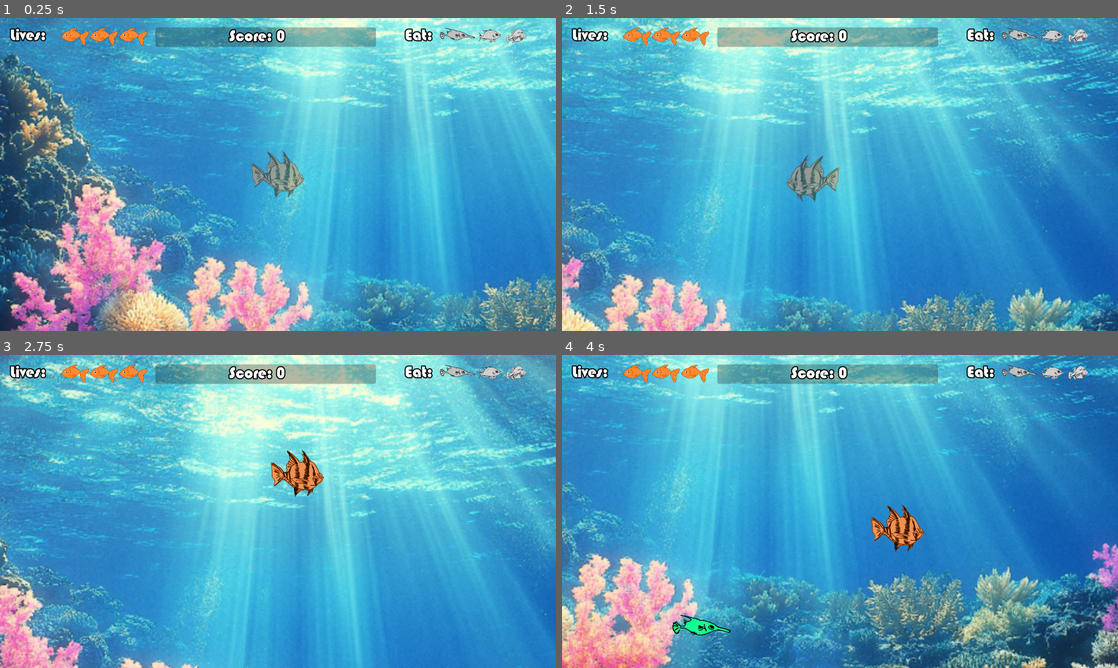
Above: before the commit, frames 1-4 (two rows, left to right).
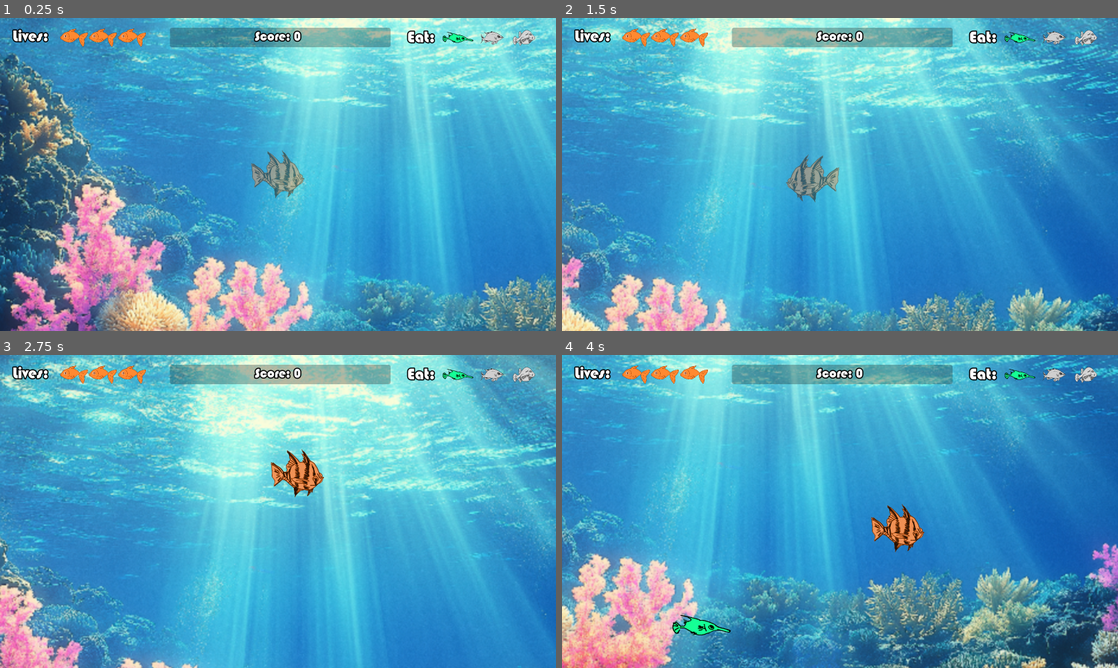
Above: after the commit, the same moments.

Repository: cpbarrett9/fish-game
Game: Godot game, scene res://Scenes/Levels/main.tscn
Same seed, same stepped clock (60 frames per second), same inputs: the game is played once before the commit and once after it.
Inputs (mouse positions are in pixels of both pictures, inside the frame that each line leads up to):
- Up to frame 1 (0.25 s): no input
- Up to frame 2 (1.5 s): tap Enter at 0.5 s; move the mouse to (962, 158) at 0.52 s; move the mouse to (728, 190) at 1.27 s
- Up to frame 3 (2.75 s): move the mouse to (333, 442) at 2.02 s
- Up to frame 4 (4 s): move the mouse to (812, 574) at 2.77 s; move the mouse to (1006, 558) at 3.52 s

The runs differ from the first frame. In frame 1, 2.1% of the frame differs, in the area x 1-97%, y 2-10%; in frame 2, 2.1%; in frame 3, 2.1%; in frame 4, 2.1%.

Commit message:
Changes to UI, more indicators

Diff:
--- /dev/null
+++ b/Materials/large_fish_shader.tres
@@ -0,0 +1,8 @@
+[gd_resource type="ShaderMaterial" load_steps=2 format=3 uid="uid://bd8k8u82ywpjp"]
+
+[ext_resource type="Shader" path="res://Scenes/Objects/npc_fish_large.gdshader" id="1_f5ldb"]
+
+[resource]
+shader = ExtResource("1_f5ldb")
+shader_parameter/contrast = 3.0000001425
+shader_parameter/tint_color = Color(0.85882354, 0.13333334, 0.18039216, 1)
--- /dev/null
+++ b/Materials/medium_fish_shader.tres
@@ -0,0 +1,8 @@
+[gd_resource type="ShaderMaterial" load_steps=2 format=3 uid="uid://qukk0lrnb7t1"]
+
+[ext_resource type="Shader" path="res://Scenes/Objects/npc_fish_medium.gdshader" id="1_vfmr2"]
+
+[resource]
+shader = ExtResource("1_vfmr2")
+shader_parameter/contrast = 3.0000001425
+shader_parameter/tint_color = Color(1, 1, 0, 1)
--- /dev/null
+++ b/Materials/small_fish_shader.tres
@@ -0,0 +1,8 @@
+[gd_resource type="ShaderMaterial" load_steps=2 format=3 uid="uid://dkcj2cadq4nru"]
+
+[ext_resource type="Shader" uid="uid://ba0muahub50y0" path="res://Scenes/Objects/npc_fish_small.gdshader" id="1_hofqc"]
+
+[resource]
+shader = ExtResource("1_hofqc")
+shader_parameter/contrast = 3.0000001425
+shader_parameter/tint_color = Color(0.06666667, 1, 0.46666667, 1)
--- a/Scenes/Levels/main.tscn
+++ b/Scenes/Levels/main.tscn
@@ -10,14 +10,18 @@
 [ext_resource type="Script" uid="uid://d3g0bku0be5ur" path="res://Scenes/Levels/label.gd" id="9_5sf7f"]
 [ext_resource type="FontFile" uid="uid://bp0uouxxll3gu" path="res://BAUHS93.TTF" id="9_d8okw"]
 [ext_resource type="Script" uid="uid://b1tyaiyl0sht6" path="res://Scenes/Levels/score_label.gd" id="10_asd15"]
+[ext_resource type="Script" uid="uid://be0ijoulxjhsj" path="res://Scripts/eat_label.gd" id="10_d3pra"]
+[ext_resource type="Material" uid="uid://dkcj2cadq4nru" path="res://Materials/small_fish_shader.tres" id="10_hlgat"]
 [ext_resource type="Texture2D" uid="uid://ryu4iwqu4v6h" path="res://Sprites/sprite_fish8.png" id="10_pgcb0"]
 [ext_resource type="PackedScene" uid="uid://pyvgse1m3b7d" path="res://Scenes/3Lives.tscn" id="11_0iqpd"]
 [ext_resource type="Texture2D" uid="uid://doax4ix1xvxnt" path="res://Sprites/sprite_fish1.png" id="11_hlgat"]
 [ext_resource type="Texture2D" uid="uid://b1e5sl5nt6rw3" path="res://Sprites/sprite_fish3.png" id="12_d3pra"]
 [ext_resource type="Script" uid="uid://dr7wp4ioa68p2" path="res://Scripts/progress_bar.gd" id="13_5txqb"]
+[ext_resource type="Material" uid="uid://qukk0lrnb7t1" path="res://Materials/medium_fish_shader.tres" id="13_g8fqy"]
 [ext_resource type="Script" uid="uid://t86ev605jg0t" path="res://Scripts/game_over.gd" id="13_irn1k"]
 [ext_resource type="Texture2D" uid="uid://84kyueo3ny10" path="res://Sprites/sprite_black.jpg" id="13_snpdt"]
 [ext_resource type="Script" uid="uid://n2x4vml63a2o" path="res://Scripts/dim_overlay.gd" id="14_snpdt"]
+[ext_resource type="Material" uid="uid://bd8k8u82ywpjp" path="res://Materials/large_fish_shader.tres" id="15_0w7p8"]
 
 [sub_resource type="RectangleShape2D" id="RectangleShape2D_w0lsm"]
 size = Vector2(88, 70)
@@ -77,10 +81,10 @@
 [node name="UI" type="CanvasLayer" parent="."]
 
 [node name="LivesLabel" type="Label" parent="UI"]
-offset_left = 16.0
-offset_top = 23.0
-offset_right = 157.0
-offset_bottom = 88.0
+offset_left = 23.0
+offset_top = 26.0
+offset_right = 164.0
+offset_bottom = 91.0
 theme_override_colors/font_shadow_color = Color(0, 0, 0, 1)
 theme_override_colors/font_outline_color = Color(0, 0, 0, 1)
 theme_override_constants/shadow_offset_x = 1
@@ -93,11 +97,14 @@
 horizontal_alignment = 1
 script = ExtResource("9_5sf7f")
 
+[node name="3Lives" parent="UI/LivesLabel" instance=ExtResource("11_0iqpd")]
+position = Vector2(190, 31)
+
 [node name="EatLabel" type="Label" parent="UI"]
-offset_left = 1135.0
-offset_top = 23.0
-offset_right = 1276.0
-offset_bottom = 88.0
+offset_left = 1142.0
+offset_top = 29.0
+offset_right = 1283.0
+offset_bottom = 94.0
 theme_override_colors/font_shadow_color = Color(0, 0, 0, 1)
 theme_override_colors/font_outline_color = Color(0, 0, 0, 1)
 theme_override_constants/shadow_offset_x = 1
@@ -108,30 +115,31 @@
 theme_override_font_sizes/font_size = 45
 text = "Eat:"
 horizontal_alignment = 1
+script = ExtResource("10_d3pra")
 
 [node name="GreenFish" type="Sprite2D" parent="UI/EatLabel"]
-position = Vector2(181.85802, 24.624996)
-scale = Vector2(0.35905343, 0.35905346)
+material = ExtResource("10_hlgat")
+position = Vector2(176.29926, 28.312496)
+scale = Vector2(0.3153292, 0.3153292)
 texture = ExtResource("10_pgcb0")
 
 [node name="YellowFish" type="Sprite2D" parent="UI/EatLabel"]
-position = Vector2(275.85797, 28.624996)
+material = ExtResource("13_g8fqy")
+position = Vector2(274.29938, 28.3125)
 scale = Vector2(0.22736625, 0.22736625)
 texture = ExtResource("11_hlgat")
 
 [node name="RedFish" type="Sprite2D" parent="UI/EatLabel"]
-position = Vector2(350.85806, 28.624996)
-scale = Vector2(0.19855967, 0.1985597)
+material = ExtResource("15_0w7p8")
+position = Vector2(366.29926, 28.3125)
+scale = Vector2(0.22119334, 0.22119339)
 texture = ExtResource("12_d3pra")
 
-[node name="3Lives" parent="UI" instance=ExtResource("11_0iqpd")]
-position = Vector2(216, 54)
-
 [node name="ProgressBar" type="ProgressBar" parent="UI"]
-offset_left = 447.0
-offset_top = 27.0
-offset_right = 1082.0
-offset_bottom = 83.0
+offset_left = 489.0
+offset_top = 28.0
+offset_right = 1124.0
+offset_bottom = 84.0
 theme_override_colors/font_color = Color(0.95, 0.95, 0.95, 1)
 theme_override_colors/font_outline_color = Color(0, 0, 0, 1)
 theme_override_constants/outline_size = 13
@@ -142,11 +150,12 @@
 show_percentage = false
 script = ExtResource("13_5txqb")
 
-[node name="ScoreLabel" type="Label" parent="UI"]
-offset_left = 659.0
-offset_top = 26.0
-offset_right = 800.0
-offset_bottom = 91.0
+[node name="ScoreLabel" type="Label" parent="UI/ProgressBar"]
+layout_mode = 0
+offset_left = 7.0
+offset_top = 3.0
+offset_right = 615.0
+offset_bottom = 46.0
 theme_override_colors/font_shadow_color = Color(0, 0, 0, 1)
 theme_override_colors/font_outline_color = Color(0, 0, 0, 1)
 theme_override_constants/shadow_offset_x = 1
@@ -154,7 +163,7 @@
 theme_override_constants/outline_size = 12
 theme_override_constants/shadow_outline_size = 1
 theme_override_fonts/font = ExtResource("9_d8okw")
-theme_override_font_sizes/font_size = 45
+theme_override_font_sizes/font_size = 37
 text = "Score: "
 horizontal_alignment = 1
 script = ExtResource("10_asd15")
--- a/Scenes/Objects/npc_fish_large.tscn
+++ b/Scenes/Objects/npc_fish_large.tscn
@@ -1,13 +1,8 @@
-[gd_scene load_steps=6 format=3 uid="uid://drfh3laf6doli"]
+[gd_scene load_steps=5 format=3 uid="uid://drfh3laf6doli"]
 
-[ext_resource type="Script" path="res://Scripts/npc_fish_large.gd" id="1_2wpk1"]
+[ext_resource type="Script" uid="uid://djvw3p4n1hb10" path="res://Scripts/npc_fish_large.gd" id="1_2wpk1"]
 [ext_resource type="Texture2D" uid="uid://dagxa8d00o7pt" path="res://Sprites/sprite_fish4.png" id="2_2wpk1"]
-[ext_resource type="Shader" uid="uid://df2vpcejhpx17" path="res://Scenes/Objects/npc_fish_large.gdshader" id="2_b41j4"]
-
-[sub_resource type="ShaderMaterial" id="ShaderMaterial_8l36j"]
-shader = ExtResource("2_b41j4")
-shader_parameter/contrast = 3.0000001425
-shader_parameter/tint_color = Color(0.85882354, 0.13333334, 0.18039216, 1)
+[ext_resource type="Material" uid="uid://bd8k8u82ywpjp" path="res://Materials/large_fish_shader.tres" id="2_b41j4"]
 
 [sub_resource type="RectangleShape2D" id="RectangleShape2D_2wpk1"]
 size = Vector2(273.74997, 83.74999)
@@ -16,7 +11,7 @@
 script = ExtResource("1_2wpk1")
 
 [node name="Sprite2D" type="Sprite2D" parent="."]
-material = SubResource("ShaderMaterial_8l36j")
+material = ExtResource("2_b41j4")
 scale = Vector2(0.9, 0.9)
 texture = ExtResource("2_2wpk1")
 
--- a/Scenes/Objects/npc_fish_medium.tscn
+++ b/Scenes/Objects/npc_fish_medium.tscn
@@ -1,13 +1,8 @@
-[gd_scene load_steps=6 format=3 uid="uid://iveuxf50573m"]
+[gd_scene load_steps=5 format=3 uid="uid://iveuxf50573m"]
 
 [ext_resource type="Script" uid="uid://b1b8es6lfaquq" path="res://Scripts/npc_fish_medium.gd" id="1_ymrx0"]
-[ext_resource type="Shader" path="res://Scenes/Objects/npc_fish_medium.gdshader" id="2_585qg"]
+[ext_resource type="Material" uid="uid://qukk0lrnb7t1" path="res://Materials/medium_fish_shader.tres" id="2_585qg"]
 [ext_resource type="Texture2D" uid="uid://cxrpqi1evckqi" path="res://Sprites/sprite_fish7.png" id="2_axssd"]
-
-[sub_resource type="ShaderMaterial" id="ShaderMaterial_0rwvx"]
-shader = ExtResource("2_585qg")
-shader_parameter/contrast = 3.0000001425
-shader_parameter/tint_color = Color(1, 1, 0, 1)
 
 [sub_resource type="RectangleShape2D" id="RectangleShape2D_ymrx0"]
 size = Vector2(121, 91)
@@ -16,7 +11,7 @@
 script = ExtResource("1_ymrx0")
 
 [node name="Sprite2D" type="Sprite2D" parent="."]
-material = SubResource("ShaderMaterial_0rwvx")
+material = ExtResource("2_585qg")
 scale = Vector2(0.5, 0.5)
 texture = ExtResource("2_axssd")
 
--- a/Scenes/Objects/npc_fish_small.tscn
+++ b/Scenes/Objects/npc_fish_small.tscn
@@ -1,16 +1,11 @@
-[gd_scene load_steps=6 format=3 uid="uid://ccumvomofn37d"]
+[gd_scene load_steps=5 format=3 uid="uid://ccumvomofn37d"]
 
 [ext_resource type="Script" uid="uid://dnijhixdp1bbm" path="res://Scripts/npc_fish_small.gd" id="1_i17x1"]
-[ext_resource type="Shader" path="res://Scenes/Objects/npc_fish_small.gdshader" id="2_34pre"]
+[ext_resource type="Material" uid="uid://dkcj2cadq4nru" path="res://Materials/small_fish_shader.tres" id="2_34pre"]
 [ext_resource type="Texture2D" uid="uid://ryu4iwqu4v6h" path="res://Sprites/sprite_fish8.png" id="2_i17x1"]
 
 [sub_resource type="RectangleShape2D" id="RectangleShape2D_tpkgp"]
 size = Vector2(79, 22)
-
-[sub_resource type="ShaderMaterial" id="ShaderMaterial_rg1yr"]
-shader = ExtResource("2_34pre")
-shader_parameter/contrast = 3.0000001425
-shader_parameter/tint_color = Color(0.06666667, 1, 0.46666667, 1)
 
 [node name="NPC_Fish_Small" type="Area2D"]
 script = ExtResource("1_i17x1")
@@ -20,6 +15,6 @@
 shape = SubResource("RectangleShape2D_tpkgp")
 
 [node name="Sprite2D" type="Sprite2D" parent="."]
-material = SubResource("ShaderMaterial_rg1yr")
+material = ExtResource("2_34pre")
 scale = Vector2(0.3, 0.3)
 texture = ExtResource("2_i17x1")
--- /dev/null
+++ b/Scripts/eat_label.gd
@@ -0,0 +1,31 @@
+extends Label
+
+@onready var smallFish: Sprite2D = $GreenFish
+@onready var medFish: Sprite2D = $YellowFish
+@onready var medFishShader = preload("res://Materials/medium_fish_shader.tres")
+@onready var largeFish: Sprite2D = $RedFish
+@onready var largeFishShader = preload("res://Materials/large_fish_shader.tres")
+@onready var node_main: Node2D = $"../.."
+
+var hasReachedMedium: bool = false
+var hasReachedLarge: bool = false
+
+# Called when the node enters the scene tree for the first time.
+func _ready() -> void:
+	medFish.material = null
+	largeFish.material = null
+
+# Called every frame. 'delta' is the elapsed time since the previous frame.
+func _process(delta: float) -> void:
+	if node_main.getSize() == 2 && !hasReachedMedium:
+		activateMedFish()
+		hasReachedMedium = true
+	if node_main.getSize() == 3 && !hasReachedLarge:
+		activateLargeFish()
+		hasReachedLarge = true
+
+func activateMedFish() -> void:
+	medFish.material = medFishShader
+
+func activateLargeFish() -> void:
+	largeFish.material = largeFishShader
--- a/Scripts/player_fish.gd
+++ b/Scripts/player_fish.gd
@@ -7,6 +7,7 @@
 @onready var 	collisionpolygon = $CollisionPolygon2DTEST
 @onready var 	characterbody = $CharacterBody2D
 @onready var 	transition = $"../Transition"
+@onready var 	scoreLabel = $"../UI/ProgressBar/ScoreLabel"
 
 # Scores thresholds triggering sizes + tracking booleans:
 @export var scoreToWin = 300
@@ -100,7 +101,7 @@
 			sprite.visible = true
 			movementEnabled = true
 			position = Vector2(577, 325)
-			$"../UI/ScoreLabel".updateScoreManually() # <- Manually set the label to update to new score
+			scoreLabel.updateScoreManually() # <- Manually set the label to update to new score
 			isGameOver = false
 			toggleInvincible(2)
 
--- a/Scripts/progress_bar.gd
+++ b/Scripts/progress_bar.gd
@@ -2,10 +2,12 @@
 
 @onready var main_node = $"../.."
 @onready var playerScore: int
+@onready var player = $"../../PlayerFish"
 
 # Called when the node enters the scene tree for the first time.
 func _ready() -> void:
-	pass # Replace with function body.
+	max_value = player.scoreToWin
+
 
 
 # Called every frame. 'delta' is the elapsed time since the previous frame.
Not shown: 1 places in Scenes/Levels/main.tscn that only renumber resources
Not shown, added: Scripts/eat_label.gd.uid
